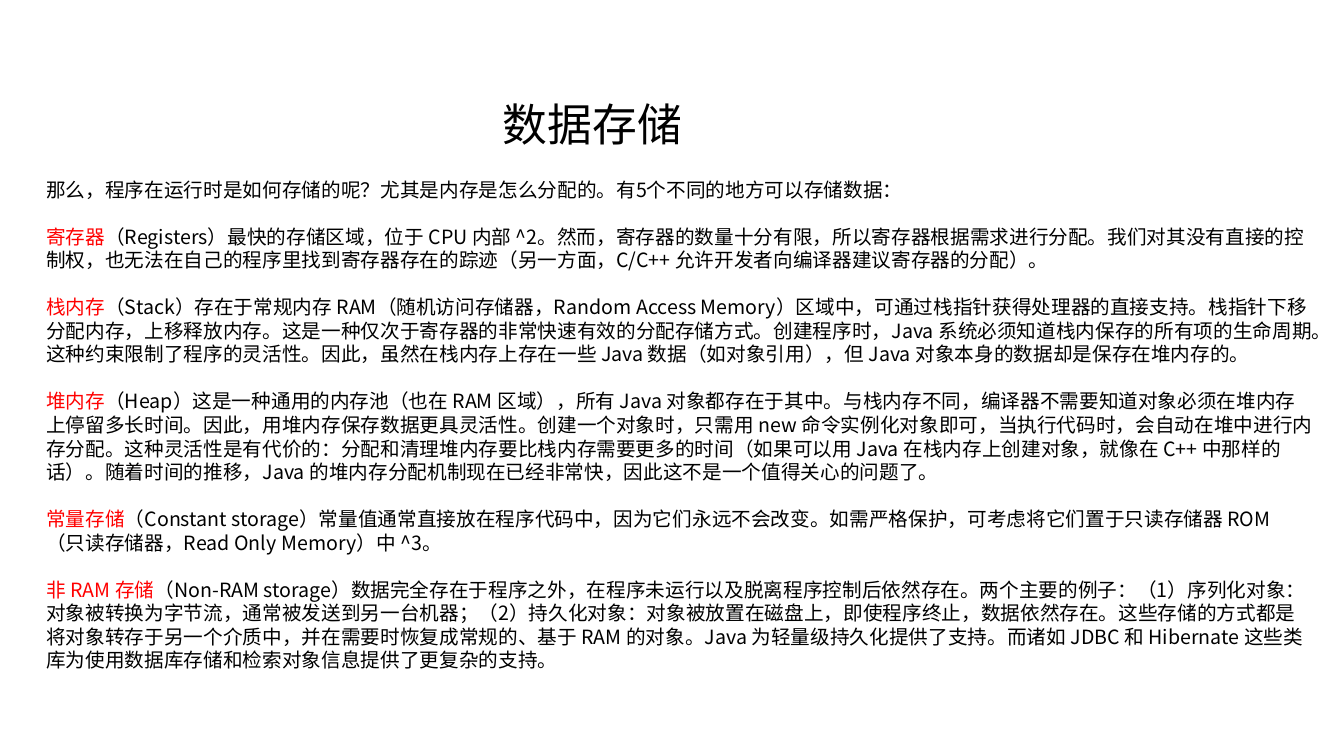
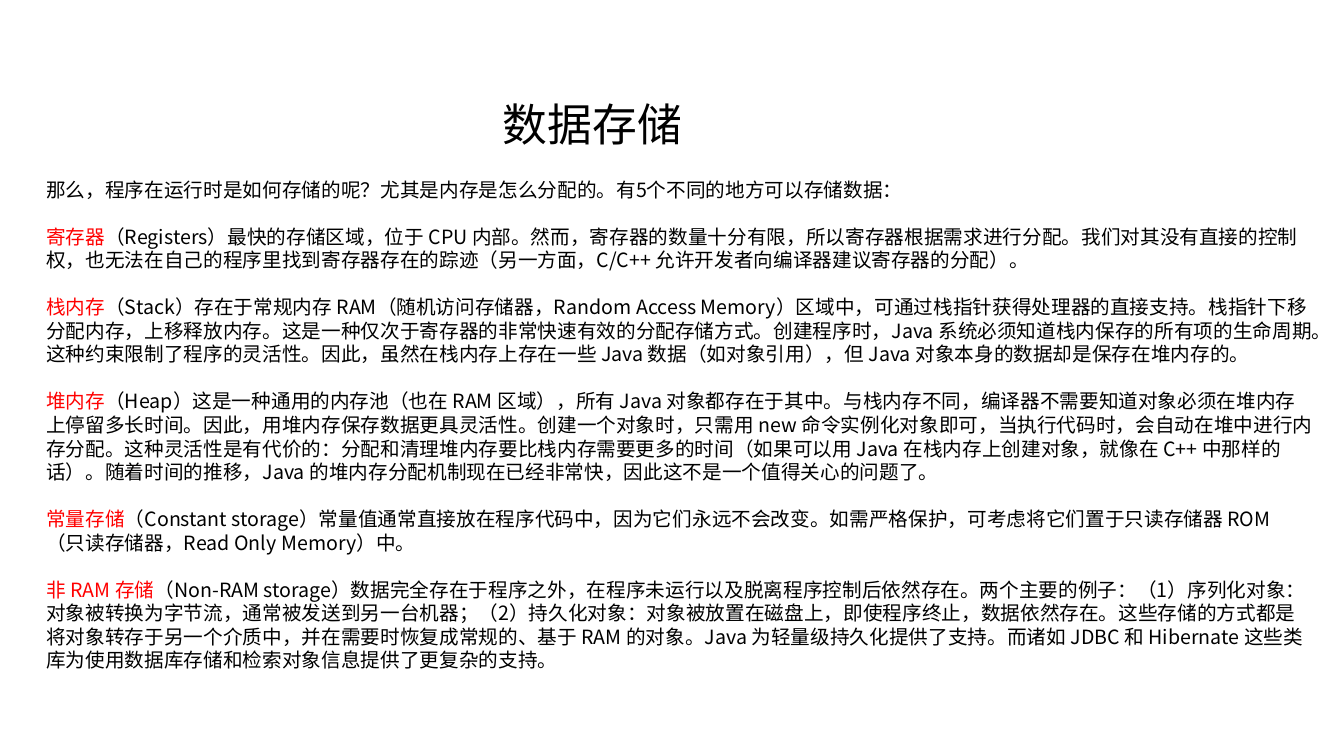
Before and after one commit to linkknown/PPT, a slide deck: slide 38 of 基础PPT/第2章：Java面向对象.pptx (slide 37 before the commit). Drawn at 1344x756 pixels with LibreOffice and Linux fonts; fonts in the diff are those of the drawing; background and template pictures are left out. Boxes give left, top, right and bottom in pixels: in the first picture for what was removed or moved away, otherwise in the second. Text is boxed around its words. In the diff, an @@ line names an element or a change of style, - is before the commit and + after.

```diff
--- a/基础PPT/第2章：Java面向对象.pptx
+++ b/基础PPT/第2章：Java面向对象.pptx
@@ text at <box>46,227,1297,271</box>: text changed @@
-寄存器（Registers）最快的存储区域，位于 CPU 内部 ^2。然而，寄存器的数量十分有限，所以寄存器根据需求进行分配。我们对其没有直接的控制权，也无法在自己的程序里找到寄存器存在的踪迹（另一方面，C/C++ 允许开发者向编译器建议寄存器的分配）。
+寄存器（Registers）最快的存储区域，位于 CPU 内部。然而，寄存器的数量十分有限，所以寄存器根据需求进行分配。我们对其没有直接的控制权，也无法在自己的程序里找到寄存器存在的踪迹（另一方面，C/C++ 允许开发者向编译器建议寄存器的分配）。
@@ text at <box>46,509,1270,555</box>: text changed @@
-常量存储（Constant storage）常量值通常直接放在程序代码中，因为它们永远不会改变。如需严格保护，可考虑将它们置于只读存储器 ROM （只读存储器，Read Only Memory）中 ^3。
+常量存储（Constant storage）常量值通常直接放在程序代码中，因为它们永远不会改变。如需严格保护，可考虑将它们置于只读存储器 ROM （只读存储器，Read Only Memory）中。
```
Also in this commit, not shown: 6 other slides changed, 2 slides added, 1 slide removed.
